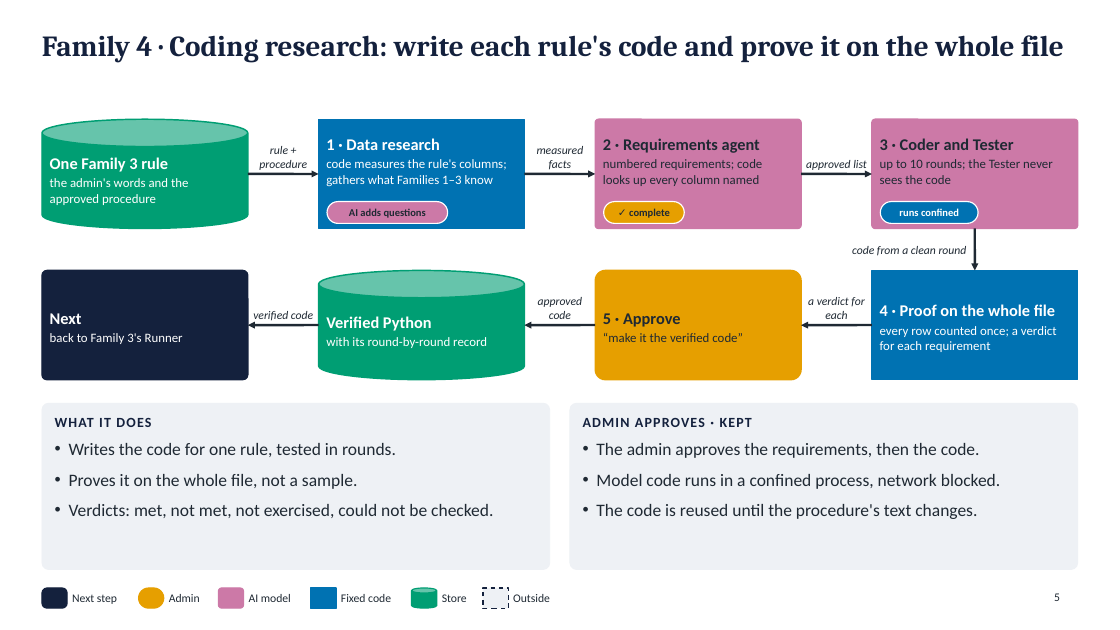
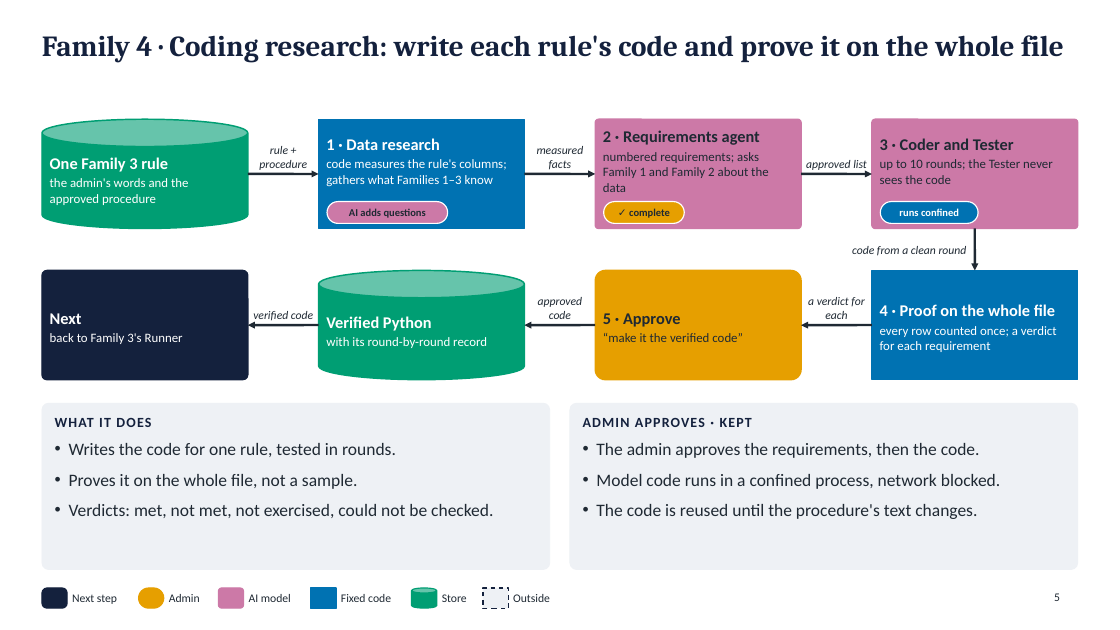
Before and after one commit to Gangasagarhl/Tempororay, a slide deck: slide 5 of Field_to_Test_Loop_architecture_families_stages_tests.pptx. Drawn at 1120x630 pixels with LibreOffice and Linux fonts; fonts in the diff are those of the drawing. Boxes give left, top, right and bottom in pixels: in the first picture for what was removed or moved away, otherwise in the second. Text is boxed around its words. In the diff, an @@ line names an element or a change of style, - is before the commit and + after.

```diff
--- a/Field_to_Test_Loop_architecture_families_stages_tests.pptx
+++ b/Field_to_Test_Loop_architecture_families_stages_tests.pptx
@@ text at (x1=603, y1=152, x2=768, y2=192): text changed @@
-numbered requirements; code looks up every column named
+numbered requirements; asks Family 1 and Family 2 about the data
```
Also in this commit, not shown: 1 other slide changed, 1 other file.
